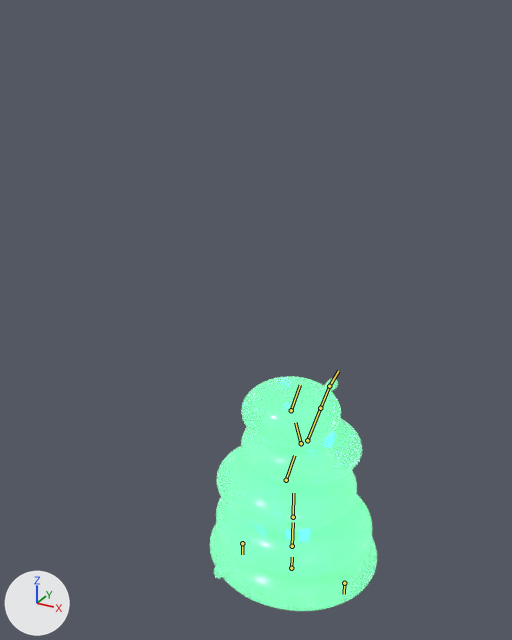
An edit to the Blender file _art_source/enemies/enemy_memoryleak_v2_blockout.blend, drawn before and after from the same camera.
Before and after are seen from a camera (50 mm lens) standing at (1.66, -3.54, 3.63) and looking at (-0.19, -0.18, 1.95). Lighting does not change. The marker at lower left points along +X, +Y and +Z. The picture after the commit comes second. The bones that change, and the others that lie on the model, are drawn over the model as lines.

Names of what the first picture shows: 'base', 'intent', 'spine_01', 'spine_02', 'spine_03' and 2 more.
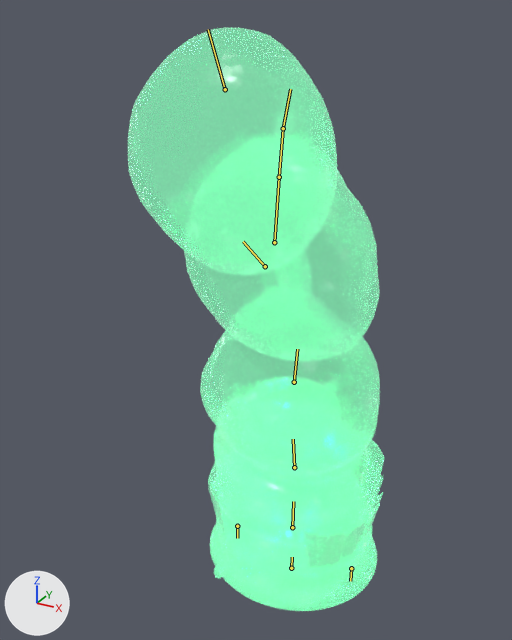
Commit message: epic-05 task 37: MemoryLeak merge sequence animation

The newer file adds an action. The first version stands in its rest pose; the second is drawn at frame 90 of the action 'memoryleak_merge_sequence'.

What differs and where, as boxes (x1, y1, x2, y2) in the pictures (512 x 640 px):
'MemoryLeak_v2_LOD0', posed (not visible before): after (128, 27, 384, 593)
bone 'base', root to tip: before (292, 546) to (293, 522); after (292, 527) to (293, 501)
bone 'spine_01', root to tip: before (293, 517) to (293, 493); after (294, 467) to (293, 439)
bone 'spine_02', root to tip: before (286, 480) to (294, 455); after (294, 382) to (297, 349)
bone 'spine_03', root to tip: before (301, 443) to (295, 422); after (265, 266) to (243, 241)
bone 'intent', root to tip: before (291, 410) to (300, 385); after (225, 89) to (208, 29)

What changed in the scene script:
```text
Change bone_base:
    where bone_base = bpy.data.objects['Armature_MemoryLeak_v2'].pose.bones['base']  # child of 'root'
    bone_base.location: (0.0, 0.0, 0.0) -> (0.0, 0.16, 0.0)
    bone_base.scale: (1.0, 1.0, 1.0) -> (1.1, 1.1, 1.04)
Change bone_spine_01:
    where bone_spine_01 = bpy.data.objects['Armature_MemoryLeak_v2'].pose.bones['spine_01']  # child of 'base'
    bone_spine_01.location: (0.0, 0.0, 0.0) -> (0.0, 0.2, 0.0)
    bone_spine_01.rotation_euler: (0.0, 0.0, 0.0) -> (0.14, 0.0, 0.0)  # degrees (0, 0, 0) -> degrees (8, 0, 0)
    bone_spine_01.scale: (1.0, 1.0, 1.0) -> (1.1, 1.1, 1.05)
Change bone_spine_02:
    where bone_spine_02 = bpy.data.objects['Armature_MemoryLeak_v2'].pose.bones['spine_02']  # child of 'spine_01'
    bone_spine_02.location: (0.0, 0.0, 0.0) -> (0.0, 0.28, 0.0)
    bone_spine_02.rotation_euler: (0.0, 0.0, 0.0) -> (0.244, 0.0, 0.0)  # degrees (0, 0, 0) -> degrees (14, 0, 0)
    bone_spine_02.scale: (1.0, 1.0, 1.0) -> (1.12, 1.12, 1.06)
Change bone_spine_03:
    where bone_spine_03 = bpy.data.objects['Armature_MemoryLeak_v2'].pose.bones['spine_03']  # child of 'spine_02'
    bone_spine_03.location: (0.0, 0.0, 0.0) -> (0.0, 0.36, 0.0)
    bone_spine_03.rotation_euler: (0.0, 0.0, 0.0) -> (0.349, 0.0, 0.0)  # degrees (0, 0, 0) -> degrees (20, 0, 0)
    bone_spine_03.scale: (1.0, 1.0, 1.0) -> (1.14, 1.14, 1.06)
Change bone_intent:
    where bone_intent = bpy.data.objects['Armature_MemoryLeak_v2'].pose.bones['intent']  # child of 'spine_03'
    bone_intent.location: (0.0, 0.0, 0.0) -> (0.0, 0.46, 0.0)
    bone_intent.rotation_euler: (0.0, 0.0, 0.0) -> (0.489, 0.0, 0.0)  # degrees (0, 0, 0) -> degrees (28, 0, 0)
    bone_intent.scale: (1.0, 1.0, 1.0) -> (1.2, 1.2, 1.08)
```
